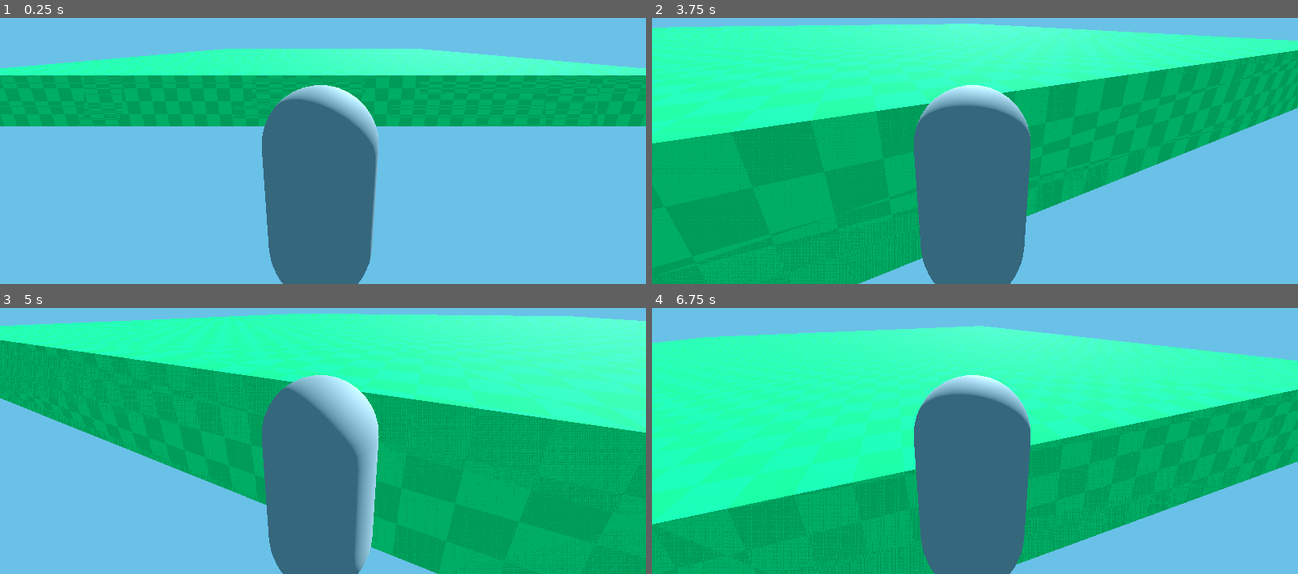
Above: before the commit, frames 1-4 (two rows, left to right).
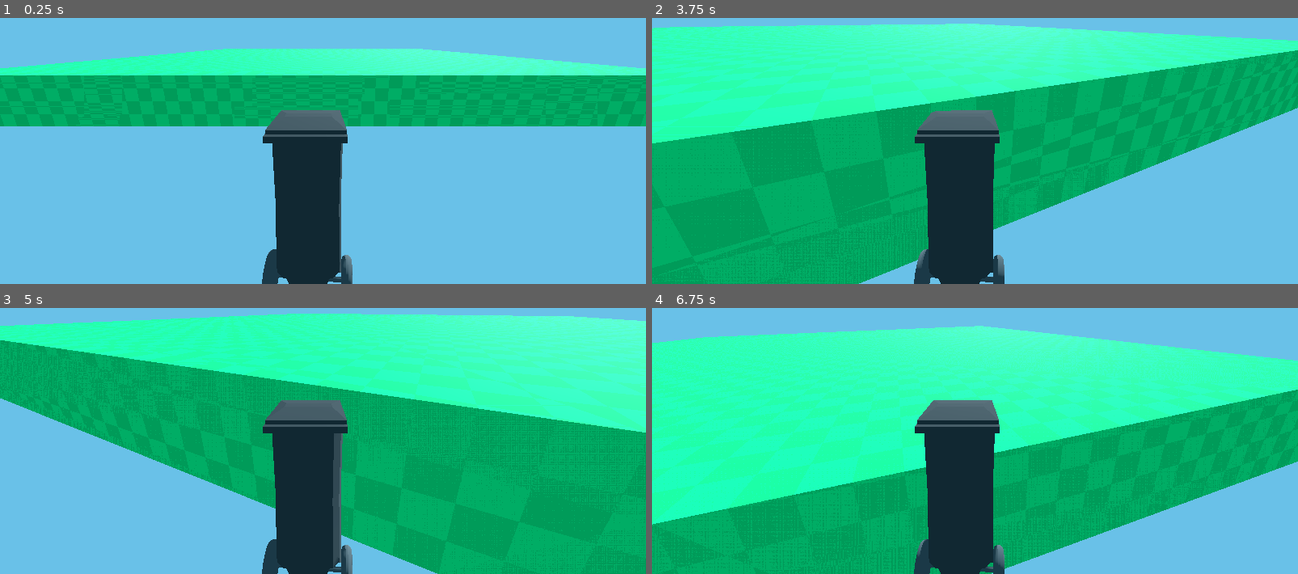
Above: after the commit, the same moments.

Repository: wagenrace/return-to-sender
Game: Godot game, scene res://world.tscn
Same seed, same stepped clock (60 frames per second), same inputs: the game is played once before the commit and once after it.
Inputs (mouse positions are in pixels of both pictures, inside the frame that each line leads up to):
- Up to frame 1 (0.25 s): no input
- Up to frame 2 (3.75 s): tap Enter at 0.5 s; move the mouse to (1007, 100) at 0.52 s; hold W (move_forward) from 0.53 s (still down); move the mouse to (942, 103) at 1.27 s; move the mouse to (987, 95) at 2.02 s; move the mouse to (968, 108) at 2.77 s; move the mouse to (1020, 105) at 3.52 s
- Up to frame 3 (5 s): keep holding W (move_forward); move the mouse to (271, 387) at 4.27 s
- Up to frame 4 (6.75 s): move the mouse to (981, 393) at 5.02 s; move the mouse to (949, 385) at 5.77 s; release W (move_forward) at 5.78 s; hold D (move_right) 5.78-6.53 s; move the mouse to (1007, 390) at 6.52 s; hold W (move_forward) from 6.53 s (still down)

The runs differ from the first frame. In frame 1, 11% of the frame differs, in the area x 40-59%, y 25-100%; in frame 2, 12%; in frame 3, 11%; in frame 4, 11%.

Commit message:
make bin character

Diff:
--- a/character.tscn
+++ b/character.tscn
@@ -1,10 +1,9 @@
 [gd_scene load_steps=4 format=3 uid="uid://doh0w0if3r85g"]
 
 [ext_resource type="Script" path="res://character.gd" id="1_7egtf"]
+[ext_resource type="PackedScene" uid="uid://x0irgxi44jpx" path="res://assets/bin.glb" id="2_1lwq4"]
 
 [sub_resource type="CapsuleShape3D" id="CapsuleShape3D_8wiiv"]
-
-[sub_resource type="CapsuleMesh" id="CapsuleMesh_3y4jd"]
 
 [node name="character" type="CharacterBody3D"]
 collision_layer = 2
@@ -15,11 +14,10 @@
 transform = Transform3D(1, 0, 0, 0, 1, 0, 0, 0, 1, 0, 1, 0)
 shape = SubResource("CapsuleShape3D_8wiiv")
 
-[node name="CSGMesh3D" type="CSGMesh3D" parent="."]
-transform = Transform3D(1, 0, 0, 0, 1, 0, 0, 0, 1, 0, 1, 0)
-mesh = SubResource("CapsuleMesh_3y4jd")
-
 [node name="Camera3D" type="Camera3D" parent="."]
 transform = Transform3D(1, 0, 0, 0, 0.967268, 0.253758, 0, -0.253758, 0.967268, 0.0225099, 2.36403, 1.92145)
 rotation_order = 0
 current = true
+
+[node name="bin" parent="." instance=ExtResource("2_1lwq4")]
+transform = Transform3D(-0.3, 0, -4.52987e-08, 0, 0.3, 0, 4.52987e-08, 0, -0.3, -0.10923, 0.916005, -0.0148489)
Not shown, changed: assets/bin.glb.import
